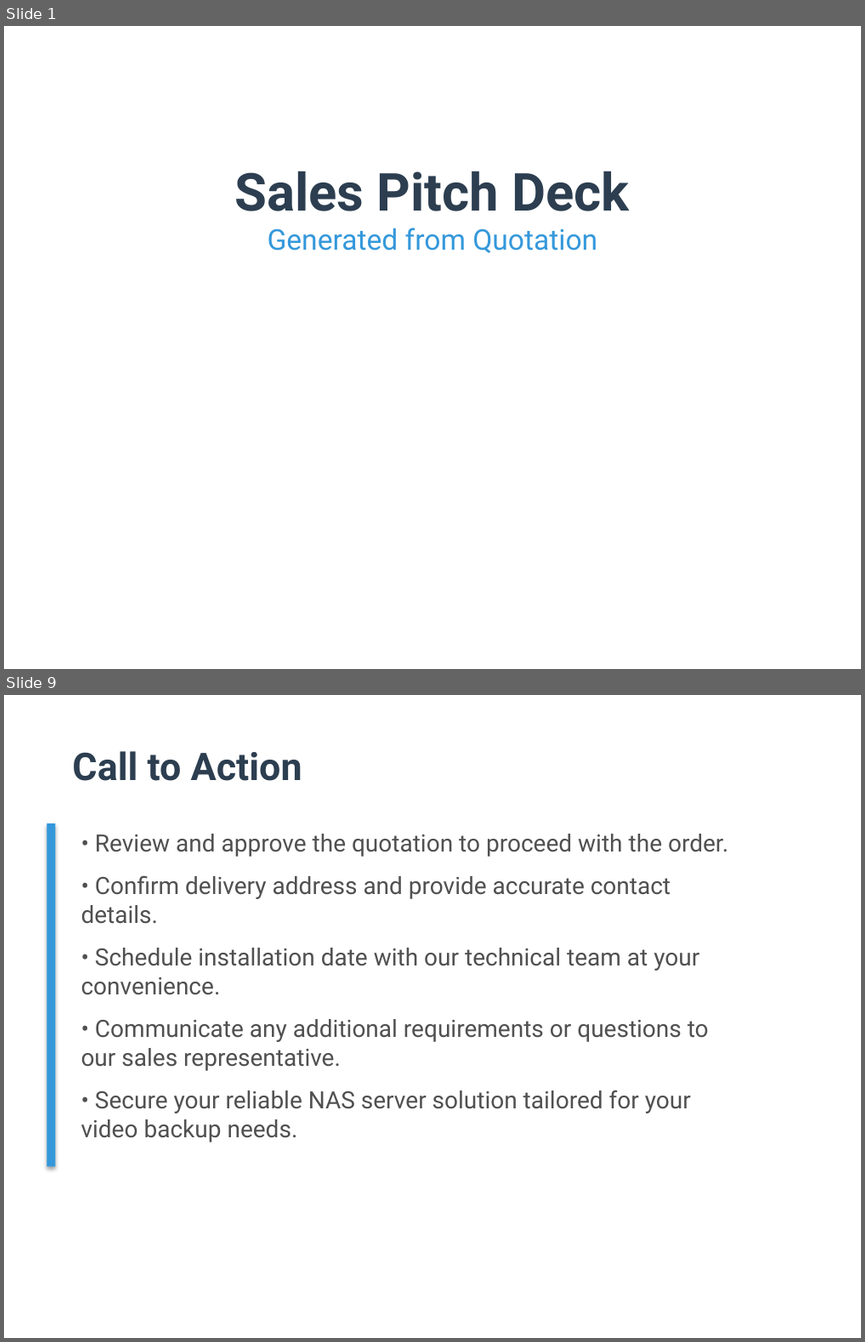
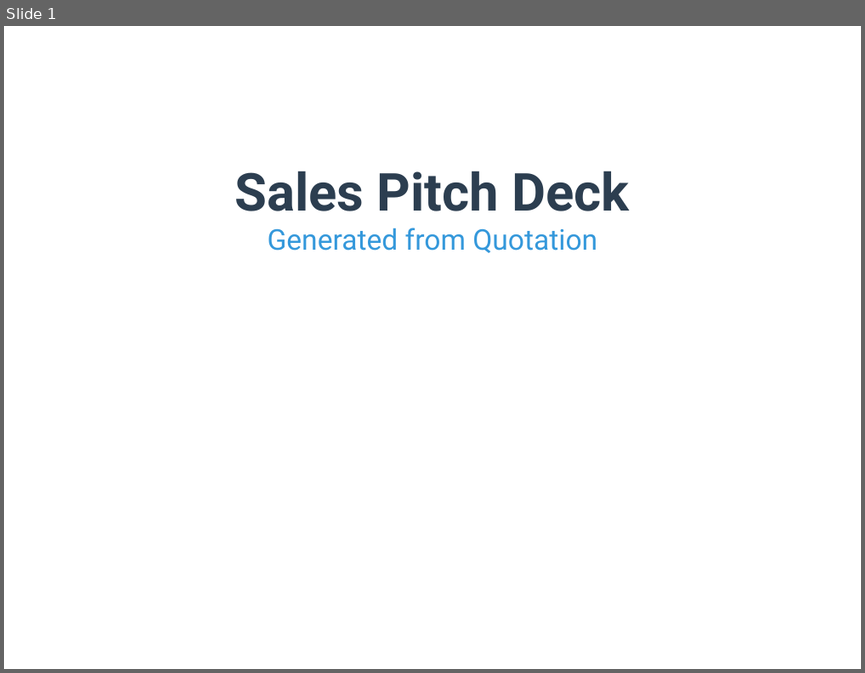
Before and after one commit to TejasGupta-27/b2b-sales-backend, a slide deck: Data/pitch_decks/pitch_deck_001.pptx. Shown one above the other, each under a label of ours: slides 1 and 9 before the commit, slide 1 after it; the slides between them are not shown. The pictures are 865x1342 and 865x673 pixels, drawn with LibreOffice and Linux fonts; fonts in the diff are those of the drawing. Boxes give left, top, right and bottom in pixels: in the first picture for what was removed or moved away, otherwise in the second. Text is boxed around its words. In the diff, an @@ line names an element or a change of style, - is before the commit and + after.

```diff
--- a/Data/pitch_decks/pitch_deck_001.pptx
+++ b/Data/pitch_decks/pitch_deck_001.pptx
@@ slide 9 removed at (4,695,861,1338), background #FFFFFF @@
@@ text removed at (72,751,302,781) @@
-Call to Action
@@ rectangle removed at (46,823,55,1166) @@
@@ text removed at (81,834,728,1142) @@
-• Review and approve the quotation to proceed with the order.
-• Confirm delivery address and provide accurate contact details.
-• Schedule installation date with our technical team at your convenience.
-• Communicate any additional requirements or questions to our sales representative.
-• Secure your reliable NAS server solution tailored for your video backup needs.
```
Also in this commit, not shown: 1 slide changed, 8 slides added, 7 other slides removed, 13 other files.
